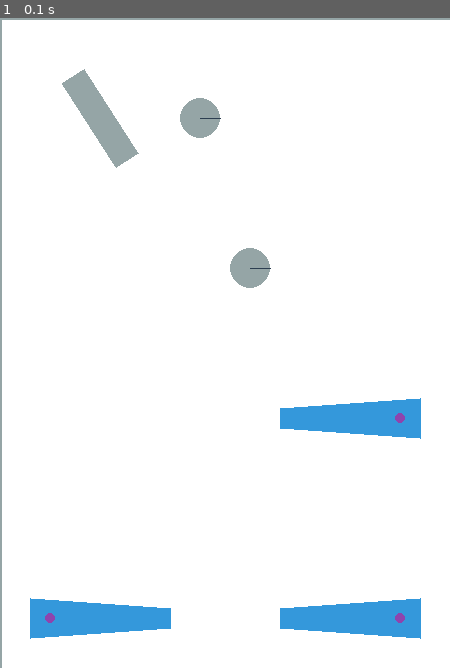
Above: before the commit, frame 1.
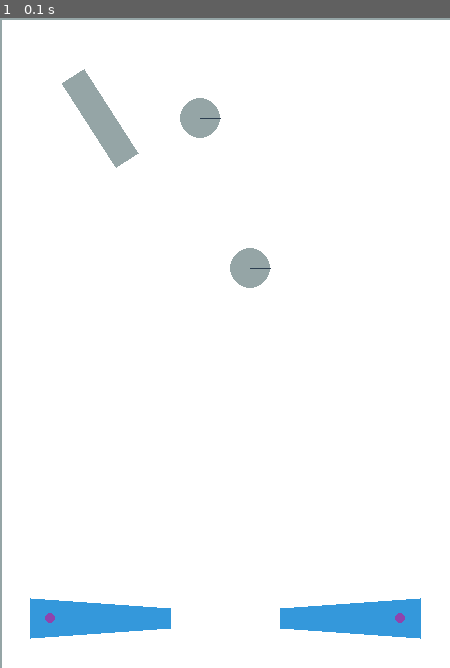
Above: after the commit, the same moment.

Repository: robingread/pypinball
Game: pygame game, started from bin/controller.py
Two runs of this game, one before a commit and one after it. Both use one fixed random seed, a clock stepped at 60 frames per second and the inputs below.
Inputs:
- Up to frame 1 (0.1 s): no input

The runs differ from the first frame. In frame 1, 1.4% of the frame differs, in the area x 62-94%, y 58-65%.

Commit message:
pypinball: Removed extra flipper from bin/controller.py binary.

Diff:
--- a/bin/controller.py
+++ b/bin/controller.py
@@ -19,17 +19,6 @@
             uid=2,
             config=pypinball.domain.FlipperConfig(
                 position=(400, 600),
-                angle=3.141,
-                length=25,
-                actuation_angle=1.0,
-                actuation_button=pypinball.Buttons.RIGHT,
-                actuation_direction=-1,
-            ),
-        ),
-        pypinball.domain.Flipper(
-            uid=3,
-            config=pypinball.domain.FlipperConfig(
-                position=(400, 400),
                 angle=3.141,
                 length=25,
                 actuation_angle=1.0,
